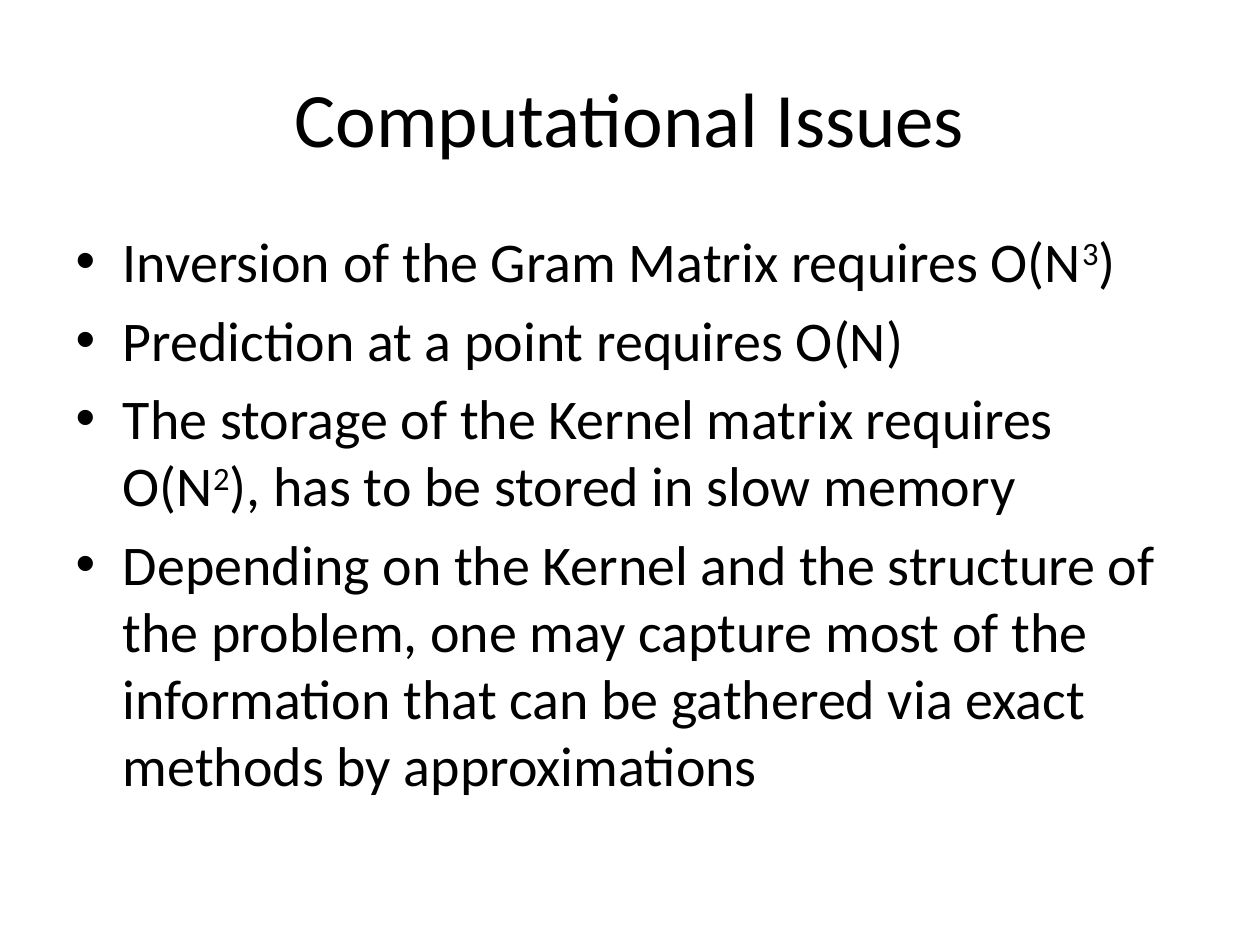
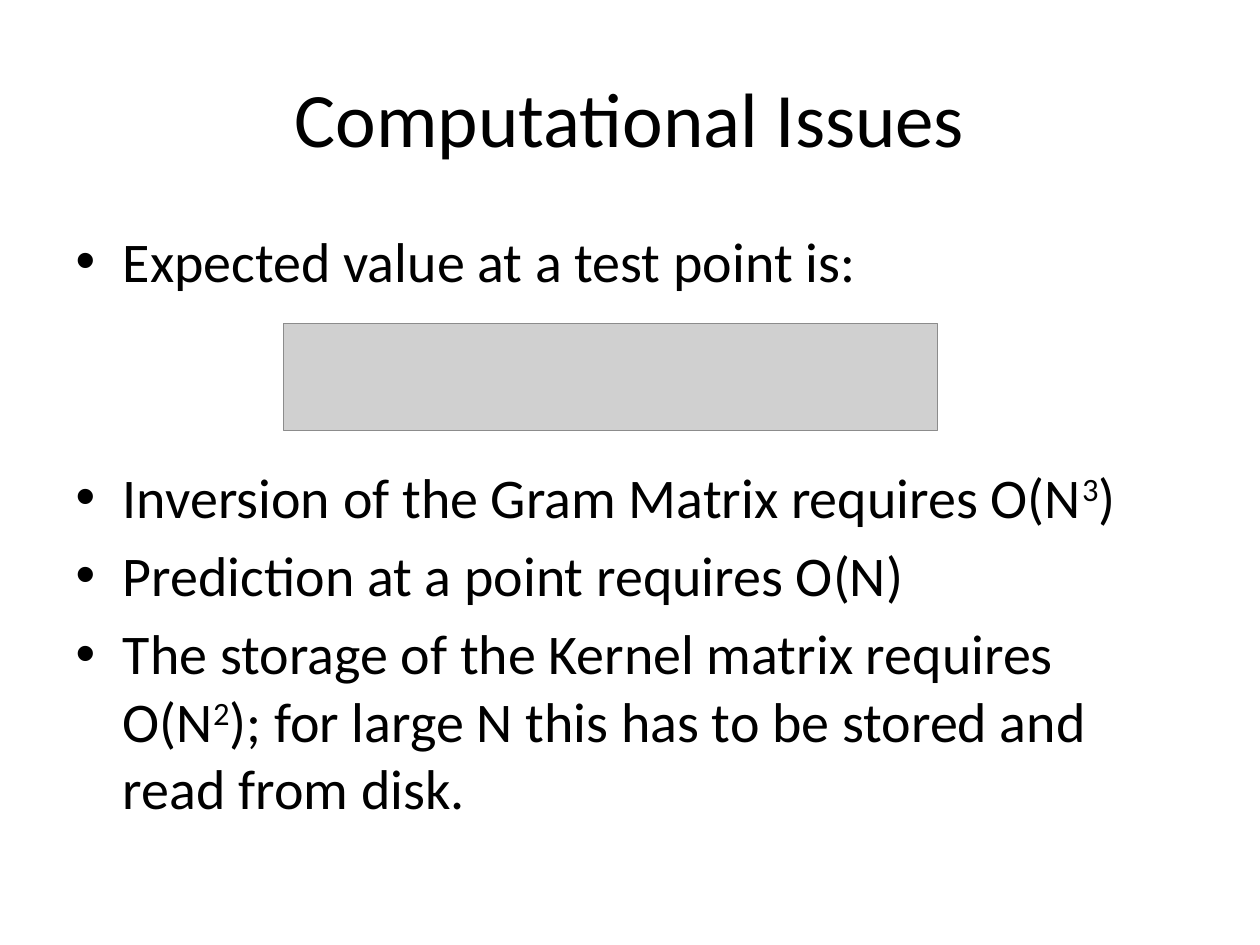
Before and after one commit to davmre/cs281b-coarse-to-fine-GPs, a slide deck: slide 4 of papers/Presentation_281b.pptx (slide 2 before the commit). Drawn at 1260x945 pixels with LibreOffice and Linux fonts; fonts in the diff are those of the drawing; grey boxes stand for pictures. Boxes give left, top, right and bottom in pixels: in the first picture for what was removed or moved away, otherwise in the second. Text is boxed around its words. In the diff, an @@ line names an element or a change of style, - is before the commit and + after.

```diff
--- a/papers/Presentation_281b.pptx
+++ b/papers/Presentation_281b.pptx
@@ text at [123, 243, 855, 291]: paragraph added @@
+• Expected value at a test point is:
@@ picture added at [284, 324, 937, 431] @@
@@ text at [123, 635, 1086, 810]: text changed @@
-• The storage of the Kernel matrix requires O(N2), has to be stored in slow memory
-• Depending on the Kernel and the structure of the problem, one may capture most of the information that can be gathered via exact methods by approximations
+• The storage of the Kernel matrix requires O(N2); for large N this has to be stored and read from disk.
```
Also in this commit, not shown: 5 slides added, 2 slides removed.
